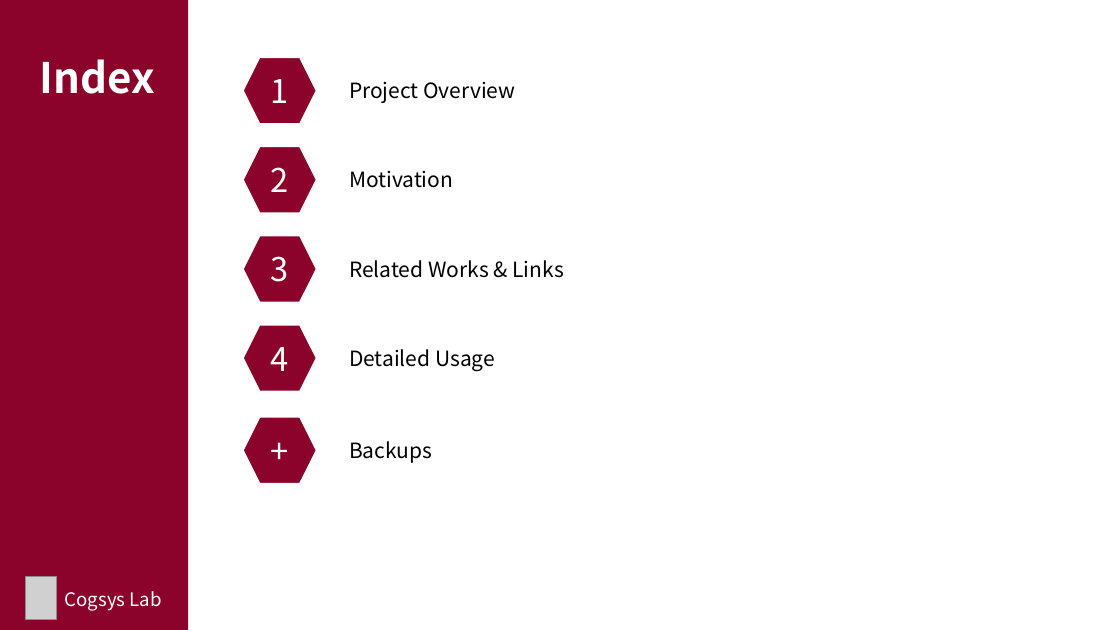
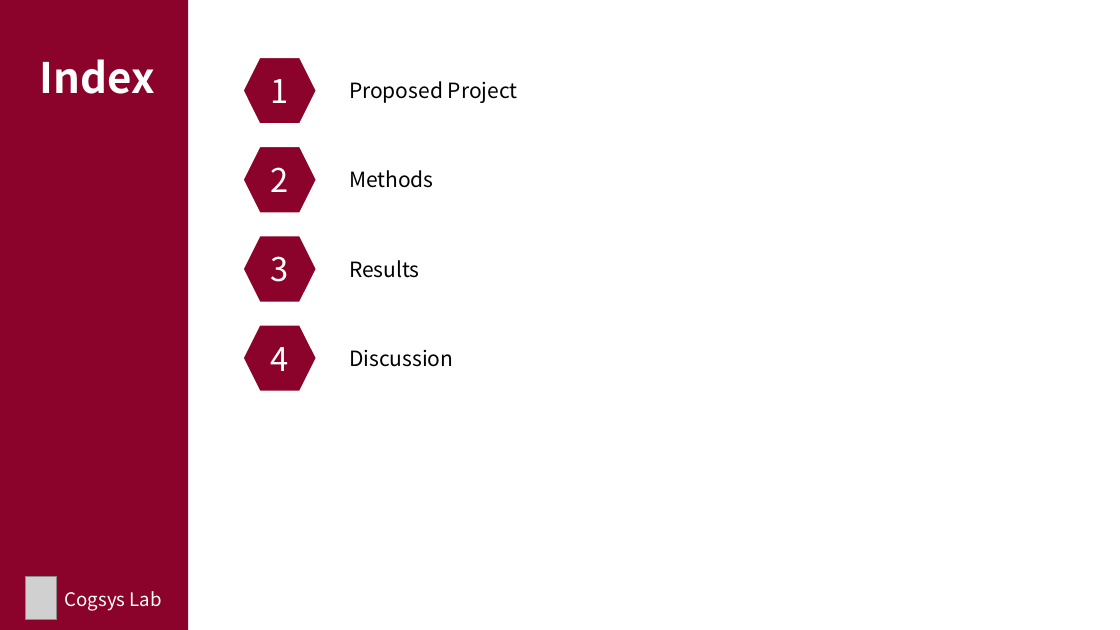
Before and after one commit to 1pha/DomainGeneralization, a slide deck: slide 2 of assets/Project2 Result.pptx. Drawn at 1120x630 pixels with LibreOffice and Linux fonts; fonts in the diff are those of the drawing; grey boxes stand for pictures. Boxes give left, top, right and bottom in pixels: in the first picture for what was removed or moved away, otherwise in the second. Text is boxed around its words. In the diff, an @@ line names an element or a change of style, - is before the commit and + after.

Commit message:
[Adapt] final results

```diff
--- a/assets/Project2 Result.pptx
+++ b/assets/Project2 Result.pptx
@@ text at (x1=349, y1=81, x2=518, y2=103): text changed @@
-Project Overview
+Proposed Project
@@ text at (x1=349, y1=170, x2=434, y2=188): text changed @@
-Motivation
+Methods
@@ text at (x1=349, y1=260, x2=420, y2=278): text changed @@
-Related Works & Links
+Results
@@ text at (x1=349, y1=350, x2=453, y2=367): text changed @@
-Detailed Usage
+Discussion
@@ hexagon removed at (x1=238, y1=412, x2=323, y2=489) @@
-+
@@ text removed at (x1=349, y1=441, x2=432, y2=463) @@
-Backups
```
Also in this commit, not shown: 2 other slides changed, 13 slides added, 1 slide removed, 9 other files.
